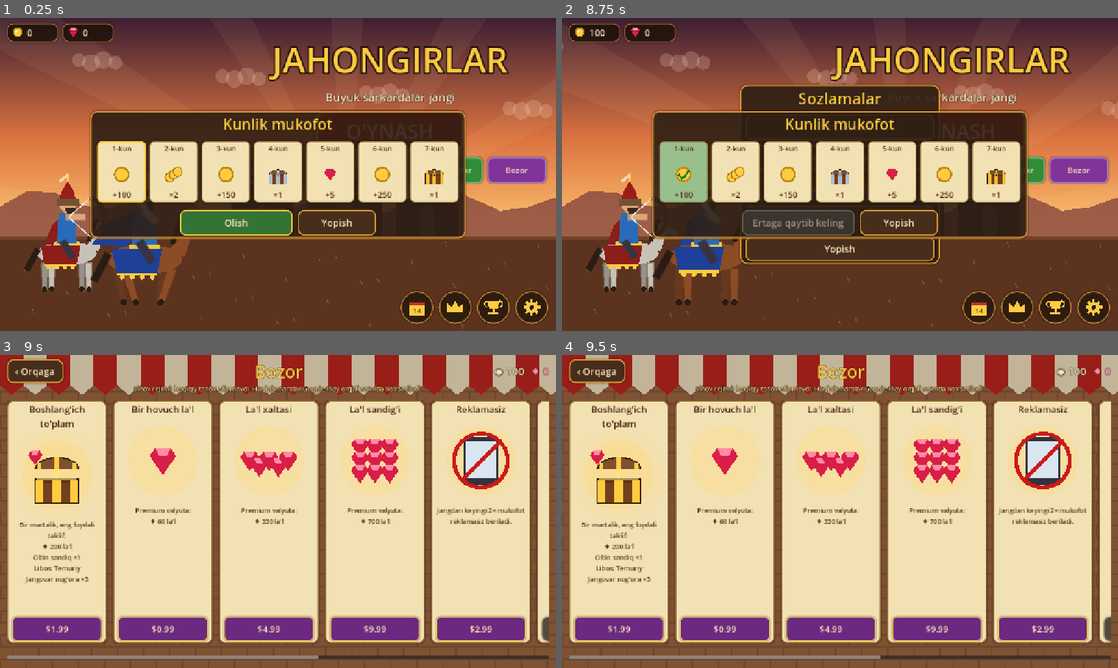
Above: before the commit, frames 1-4 (two rows, left to right).
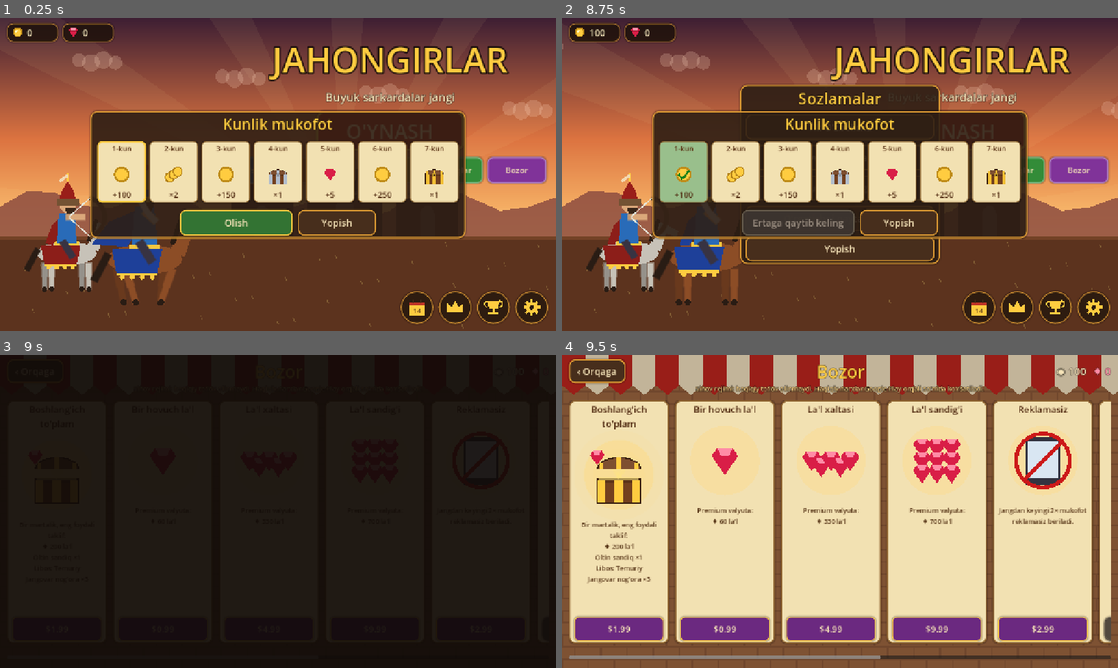
Above: after the commit, the same moments.

Repository: bekzodbeknematov8-cpu/lost-centuries-game
Game: Godot game, scene res://scenes/main_menu.tscn
The game is run twice, just before and just after one commit, with the same random seed, the same clock (stepped at 60 frames per second) and the same inputs.
Inputs (mouse positions are in pixels of both pictures, inside the frame that each line leads up to):
- Up to frame 1 (0.25 s): no input
- Up to frame 2 (8.75 s): click (979, 305) at 0.5 s; click (1056, 305) at 1.25 s; click (1095, 305) at 2 s; click "Til: O'zbekcha" at 2.75 s; click "Ovoz: yoqilgan" at 3.5 s; click "Olish" at 4.25 s; click "O'YNASH" at 5 s; click "Ustaxona" at 5.75 s; click "Hiylalar" at 6.5 s; click "Libos" at 7.25 s; click "Sandiqlar" at 8 s
- Up to frame 3 (9 s): click "Bozor" at 8.75 s
- Up to frame 4 (9.5 s): no input

Frames 1-2 are identical in both runs. In frame 3, 100% of the frame differs, in the area x 0-100%, y 0-100%; in frame 4, nothing differs.

Commit message:
Sayqal: relyefga mos jang fonlari, ovoz balansi, menyu o'tish animatsiyasi
Co-Authored-By: Claude Opus 5.5 <noreply@anthropic.com>
Claude-Session: https://claude.ai/code/session_01AUvG8mVZ2xcqJ9Wfw9UwnE

Diff:
--- a/project.godot
+++ b/project.godot
@@ -18,6 +18,7 @@
 Sfx="*res://scripts/autoload/sfx.gd"
 Ads="*res://scripts/autoload/ads.gd"
 Billing="*res://scripts/autoload/billing.gd"
+Transition="*res://scripts/autoload/transition.gd"
 DevTools="*res://scripts/autoload/dev_tools.gd"
 
 [display]
--- a/scripts/autoload/sfx.gd
+++ b/scripts/autoload/sfx.gd
@@ -7,6 +7,14 @@
 const MUSIC_DIR := "res://assets/audio/music/"
 const POOL_SIZE := 14
 const MAX_SAME_PER_FRAME := 2
+
+## Ovozlar balandligini tenglash (RMS o'lchovi asosida, maqsad ~0.15).
+const GAIN := {
+	"deny": 0.45, "click": 0.75, "coin": 0.8, "arrow_flesh": 0.8, "hit_flesh": 0.8,
+	"castle_hit": 0.85, "horn_attack": 0.85, "horn_enemy": 0.85, "drum": 0.85,
+	"arrow_metal": 1.2, "horse": 1.25, "pick": 1.25, "sword_clash": 1.2, "thunder": 1.25,
+	"defeat": 1.15, "spear_hit": 1.1,
+}
 
 var _streams: Dictionary = {}       ## nom -> [AudioStream]
 var _pool: Array[AudioStreamPlayer] = []
@@ -51,7 +59,7 @@
 
 
 func play(name: String, volume := 1.0, pitch_jitter := 0.08) -> void:
-	var vol := volume * float(GameState.settings.get("sfx_volume", 1.0))
+	var vol := volume * float(GAIN.get(name, 1.0)) * float(GameState.settings.get("sfx_volume", 1.0))
 	if vol <= 0.01:
 		return
 	var n := int(_played_this_frame.get(name, 0))
--- /dev/null
+++ b/scripts/autoload/transition.gd
@@ -0,0 +1,34 @@
+extends CanvasLayer
+## Sahnalar orasida yumshoq qorong'ilashish (fade) o'tishi.
+
+const DUR := 0.16
+
+var _rect := ColorRect.new()
+var _busy := false
+
+
+func _ready() -> void:
+	layer = 100
+	process_mode = Node.PROCESS_MODE_ALWAYS
+	_rect.color = Color(0.06, 0.04, 0.03, 0.0)
+	_rect.mouse_filter = Control.MOUSE_FILTER_IGNORE
+	_rect.set_anchors_preset(Control.PRESET_FULL_RECT)
+	add_child(_rect)
+
+
+func go(path: String) -> void:
+	if _busy:
+		return
+	_busy = true
+	_rect.mouse_filter = Control.MOUSE_FILTER_STOP
+	var tw := create_tween()
+	tw.tween_property(_rect, "color:a", 1.0, DUR)
+	await tw.finished
+	get_tree().paused = false
+	get_tree().change_scene_to_file(path)
+	await get_tree().process_frame
+	var tw2 := create_tween()
+	tw2.tween_property(_rect, "color:a", 0.0, DUR * 1.4)
+	await tw2.finished
+	_rect.mouse_filter = Control.MOUSE_FILTER_IGNORE
+	_busy = false
--- a/scripts/ui/achievements_screen.gd
+++ b/scripts/ui/achievements_screen.gd
@@ -22,7 +22,7 @@
 	back.custom_minimum_size = Vector2(130, 52)
 	back.pressed.connect(func() -> void:
 		Sfx.play("click", 0.7)
-		get_tree().change_scene_to_file("res://scenes/main_menu.tscn"))
+		Transition.go("res://scenes/main_menu.tscn"))
 	top.add_child(back)
 	var title := Label.new()
 	title.text = tr("ACHIEVEMENTS")
--- a/scripts/ui/campaign_map.gd
+++ b/scripts/ui/campaign_map.gd
@@ -168,7 +168,7 @@
 	back.custom_minimum_size = Vector2(120, 50)
 	back.pressed.connect(func() -> void:
 		Sfx.play("click", 0.7)
-		get_tree().change_scene_to_file("res://scenes/slots_screen.tscn"))
+		Transition.go("res://scenes/slots_screen.tscn"))
 	top.add_child(back)
 	for cid in GameData.campaigns.order:
 		var tb := Tab.new(cid)
@@ -362,7 +362,7 @@
 	Sfx.play("horn_attack", 0.8, 0.0)
 	GameState.level_id = _sel
 	GameState.hero = str(GameData.campaigns.campaigns[_cid].hero)
-	get_tree().change_scene_to_file("res://scenes/battle.tscn")
+	Transition.go("res://scenes/battle.tscn")
 
 
 # --- Xarita koordinatalari va bosish ------------------------------------------
--- a/scripts/ui/chests_screen.gd
+++ b/scripts/ui/chests_screen.gd
@@ -30,7 +30,7 @@
 	back.custom_minimum_size = Vector2(130, 52)
 	back.pressed.connect(func() -> void:
 		Sfx.play("click", 0.7)
-		get_tree().change_scene_to_file("res://scenes/main_menu.tscn"))
+		Transition.go("res://scenes/main_menu.tscn"))
 	top.add_child(back)
 	var title := Label.new()
 	title.text = tr("MENU_CHESTS")
--- a/scripts/ui/hero_select.gd
+++ b/scripts/ui/hero_select.gd
@@ -98,7 +98,7 @@
 	back.custom_minimum_size = Vector2(180, 62)
 	back.pressed.connect(func() -> void:
 		Sfx.play("click", 0.7)
-		get_tree().change_scene_to_file("res://scenes/mode_select.tscn"))
+		Transition.go("res://scenes/mode_select.tscn"))
 	btns.add_child(back)
 	var go := Button.new()
 	go.text = tr("TO_BATTLE")
@@ -129,7 +129,7 @@
 func _start() -> void:
 	Sfx.play("horn_attack", 0.8, 0.0)
 	GameState.hero = _selected
-	get_tree().change_scene_to_file("res://scenes/battle.tscn")
+	Transition.go("res://scenes/battle.tscn")
 
 
 func _process(delta: float) -> void:
--- a/scripts/ui/hud.gd
+++ b/scripts/ui/hud.gd
@@ -936,6 +936,6 @@
 func _on_menu() -> void:
 	get_tree().paused = false
 	if GameState.level_id != "":
-		get_tree().change_scene_to_file("res://scenes/campaign_map.tscn")
+		Transition.go("res://scenes/campaign_map.tscn")
 	else:
-		get_tree().change_scene_to_file("res://scenes/mode_select.tscn")
+		Transition.go("res://scenes/mode_select.tscn")
--- a/scripts/ui/main_menu.gd
+++ b/scripts/ui/main_menu.gd
@@ -146,9 +146,9 @@
 			GameState.mode = "campaign"
 			GameState.hero = "chingiz"
 			GameState.level_id = GameState.TUTORIAL_LEVEL
-			get_tree().change_scene_to_file("res://scenes/battle.tscn")
+			Transition.go("res://scenes/battle.tscn")
 		else:
-			get_tree().change_scene_to_file("res://scenes/mode_select.tscn"))
+			Transition.go("res://scenes/mode_select.tscn"))
 	right.add_child(play)
 	var row := HBoxContainer.new()
 	row.alignment = BoxContainer.ALIGNMENT_CENTER
@@ -167,7 +167,7 @@
 		if target != "":
 			b.pressed.connect(func() -> void:
 				Sfx.play("click", 0.7)
-				get_tree().change_scene_to_file(target))
+				Transition.go(target))
 		else:
 			b.pressed.connect(_coming_soon)
 		row.add_child(b)
@@ -197,7 +197,7 @@
 		elif k == "crown":
 			cb = func() -> void:
 				Sfx.play("click", 0.7)
-				get_tree().change_scene_to_file("res://scenes/achievements_screen.tscn")
+				Transition.go("res://scenes/achievements_screen.tscn")
 		ic.pressed.connect(cb)
 		icons.add_child(ic)
 
@@ -263,7 +263,7 @@
 			GameState.mode = "campaign"
 			GameState.hero = "chingiz"
 			GameState.level_id = GameState.TUTORIAL_LEVEL
-			get_tree().change_scene_to_file("res://scenes/battle.tscn")],
+			Transition.go("res://scenes/battle.tscn")],
 		[tr("CLOSE"), func() -> void:
 			Sfx.play("click", 0.7)
 			_settings.visible = false],
--- a/scripts/ui/market.gd
+++ b/scripts/ui/market.gd
@@ -24,7 +24,7 @@
 	back.custom_minimum_size = Vector2(130, 52)
 	back.pressed.connect(func() -> void:
 		Sfx.play("click", 0.7)
-		get_tree().change_scene_to_file("res://scenes/main_menu.tscn"))
+		Transition.go("res://scenes/main_menu.tscn"))
 	top.add_child(back)
 	var title := Label.new()
 	title.text = tr("MENU_MARKET")
--- a/scripts/ui/mode_select.gd
+++ b/scripts/ui/mode_select.gd
@@ -98,7 +98,7 @@
 	back.custom_minimum_size = Vector2(130, 52)
 	back.pressed.connect(func() -> void:
 		Sfx.play("click", 0.7)
-		get_tree().change_scene_to_file("res://scenes/main_menu.tscn"))
+		Transition.go("res://scenes/main_menu.tscn"))
 	add_child(back)
 	var row := HBoxContainer.new()
 	row.set_anchors_preset(Control.PRESET_CENTER)
@@ -147,7 +147,7 @@
 			GameState.difficulty = d[1]
 			GameState.mode = "skirmish"
 			GameState.level_id = ""
-			get_tree().change_scene_to_file("res://scenes/hero_select.tscn"))
+			Transition.go("res://scenes/hero_select.tscn"))
 		v.add_child(b)
 	var close := Button.new()
 	close.text = tr("BACK")
@@ -158,7 +158,7 @@
 
 func _campaign() -> void:
 	Sfx.play("click", 0.7)
-	get_tree().change_scene_to_file("res://scenes/slots_screen.tscn")
+	Transition.go("res://scenes/slots_screen.tscn")
 
 
 func _skirmish() -> void:
@@ -170,7 +170,7 @@
 	Sfx.play("click", 0.7)
 	GameState.mode = "endless"
 	GameState.level_id = ""
-	get_tree().change_scene_to_file("res://scenes/hero_select.tscn")
+	Transition.go("res://scenes/hero_select.tscn")
 
 
 func _locked() -> void:
--- a/scripts/ui/outfits_screen.gd
+++ b/scripts/ui/outfits_screen.gd
@@ -37,7 +37,7 @@
 	back.pressed.connect(func() -> void:
 		Sfx.play("click", 0.7)
 		GameState.apply_outfit()
-		get_tree().change_scene_to_file("res://scenes/main_menu.tscn"))
+		Transition.go("res://scenes/main_menu.tscn"))
 	top.add_child(back)
 	var title := Label.new()
 	title.text = tr("MENU_OUTFITS")
--- a/scripts/ui/slots_screen.gd
+++ b/scripts/ui/slots_screen.gd
@@ -17,7 +17,7 @@
 	back.custom_minimum_size = Vector2(130, 52)
 	back.pressed.connect(func() -> void:
 		Sfx.play("click", 0.7)
-		get_tree().change_scene_to_file("res://scenes/mode_select.tscn"))
+		Transition.go("res://scenes/mode_select.tscn"))
 	add_child(back)
 	var title := Label.new()
 	title.text = tr("CAMPAIGN")
@@ -156,7 +156,7 @@
 		b.pressed.connect(func() -> void:
 			Sfx.play("horn_attack", 0.7, 0.0)
 			GameState.create_slot(_pending, d)
-			get_tree().change_scene_to_file("res://scenes/campaign_map.tscn"))
+			Transition.go("res://scenes/campaign_map.tscn"))
 		v.add_child(b)
 	var close := Button.new()
 	close.text = tr("BACK")
@@ -205,7 +205,7 @@
 func _continue(i: int) -> void:
 	Sfx.play("click", 0.7)
 	GameState.select_slot(i)
-	get_tree().change_scene_to_file("res://scenes/campaign_map.tscn")
+	Transition.go("res://scenes/campaign_map.tscn")
 
 
 func _process(delta: float) -> void:
--- a/scripts/ui/tactics_shop.gd
+++ b/scripts/ui/tactics_shop.gd
@@ -22,7 +22,7 @@
 	back.custom_minimum_size = Vector2(130, 52)
 	back.pressed.connect(func() -> void:
 		Sfx.play("click", 0.7)
-		get_tree().change_scene_to_file("res://scenes/main_menu.tscn"))
+		Transition.go("res://scenes/main_menu.tscn"))
 	top.add_child(back)
 	var title := Label.new()
 	title.text = tr("MENU_TACTICS")
--- a/scripts/ui/workshop.gd
+++ b/scripts/ui/workshop.gd
@@ -125,7 +125,7 @@
 	back.custom_minimum_size = Vector2(130, 52)
 	back.pressed.connect(func() -> void:
 		Sfx.play("click", 0.7)
-		get_tree().change_scene_to_file("res://scenes/main_menu.tscn"))
+		Transition.go("res://scenes/main_menu.tscn"))
 	top.add_child(back)
 	var title := Label.new()
 	title.text = tr("WORKSHOP")
--- a/scripts/view/battle.gd
+++ b/scripts/view/battle.gd
@@ -30,7 +30,9 @@
 	var ai_p: Dictionary = GameData.ai.get(diff, GameData.ai.easy)
 	var my_hero := GameState.hero
 	var enemy_hero := ""
+	terrain = ["steppe", "desert", "mountain", "green"][randi() % 4]
 	if GameState.level_id != "":
+		terrain = terrain_for(GameData.maps, GameState.level_id)
 		var bc := Campaign.battle_config(GameData.campaigns, GameState.level_id, GameData.ai, randi(), GameState.slot_difficulty())
 		bc.cfg.upgrades = [GameState.upgrade_effects(), {}]
 		level = bc.level
@@ -403,39 +405,94 @@
 	_draw_effects()
 
 
+## Viloyat relyefiga mos ranglar (data/maps.json -> regions[].terrain).
+const TERRAINS := {
+	"steppe": {"sky": [Color(0.98, 0.72, 0.42), Color(1.0, 0.9, 0.68)], "sun": Color(1, 0.96, 0.82),
+		"hills": [Color(0.84, 0.6, 0.5), Color(0.72, 0.5, 0.38), Color(0.6, 0.48, 0.3)], "amp": [140.0, 90.0, 50.0],
+		"ground": [Color(0.63, 0.55, 0.33), Color(0.56, 0.48, 0.28)], "grass": Color(0.5, 0.5, 0.24), "stone": Color(0.5, 0.45, 0.38)},
+	"desert": {"sky": [Color(0.95, 0.62, 0.3), Color(1.0, 0.88, 0.6)], "sun": Color(1, 0.93, 0.7),
+		"hills": [Color(0.9, 0.7, 0.48), Color(0.86, 0.62, 0.38), Color(0.8, 0.58, 0.32)], "amp": [70.0, 55.0, 35.0],
+		"ground": [Color(0.86, 0.7, 0.44), Color(0.8, 0.63, 0.38)], "grass": Color(0.55, 0.5, 0.28), "stone": Color(0.7, 0.56, 0.4)},
+	"mountain": {"sky": [Color(0.55, 0.68, 0.86), Color(0.88, 0.88, 0.86)], "sun": Color(1, 0.98, 0.9),
+		"hills": [Color(0.6, 0.62, 0.72), Color(0.5, 0.5, 0.56), Color(0.46, 0.44, 0.4)], "amp": [260.0, 150.0, 60.0],
+		"ground": [Color(0.5, 0.48, 0.38), Color(0.44, 0.42, 0.34)], "grass": Color(0.36, 0.45, 0.26), "stone": Color(0.6, 0.6, 0.6), "snow": true},
+	"green": {"sky": [Color(0.5, 0.75, 0.95), Color(0.92, 0.95, 0.85)], "sun": Color(1, 0.98, 0.85),
+		"hills": [Color(0.55, 0.7, 0.6), Color(0.4, 0.6, 0.38), Color(0.34, 0.52, 0.28)], "amp": [120.0, 80.0, 45.0],
+		"ground": [Color(0.42, 0.56, 0.28), Color(0.36, 0.48, 0.24)], "grass": Color(0.28, 0.46, 0.18), "stone": Color(0.5, 0.5, 0.45), "trees": true},
+}
+var terrain := "steppe"
+
+
+static func terrain_for(maps: Dictionary, lid: String) -> String:
+	var base := lid.split("#")[0]
+	for cid in maps:
+		for r in maps[cid].get("regions", []):
+			if str(r.id) == base:
+				return str(r.get("terrain", "steppe"))
+	return "steppe"
+
+
 func _draw_background(left: float, right: float) -> void:
 	var cx := cam.position.x
-	# Osmon
-	var sky_top := Color(0.98, 0.72, 0.42)
-	var sky_bot := Color(1.0, 0.9, 0.68)
+	var P: Dictionary = TERRAINS.get(terrain, TERRAINS.steppe)
+	var sky: Array = P.sky
+	var hills: Array = P.hills
+	var amp: Array = P.amp
+	var gr: Array = P.ground
 	draw_polygon(PackedVector2Array([Vector2(left, -50), Vector2(right, -50), Vector2(right, GROUND_Y), Vector2(left, GROUND_Y)]),
-		PackedColorArray([sky_top, sky_top, sky_bot, sky_bot]))
-	# Quyosh
+		PackedColorArray([sky[0], sky[0], sky[1], sky[1]]))
 	var sun := Vector2(cx + 260.0 - cx * 0.08, 170.0)
-	draw_circle(sun, 70.0, Color(1, 0.95, 0.75, 0.5))
-	draw_circle(sun, 52.0, Color(1, 0.96, 0.82))
-	# Uzoq tog'lar (sekin harakatlanadi - parallaks)
-	_draw_hills(left, right, 0.85, GROUND_Y - 170.0, 140.0, Color(0.84, 0.6, 0.5), 0.0)
-	_draw_hills(left, right, 0.65, GROUND_Y - 80.0, 90.0, Color(0.72, 0.5, 0.38), 500.0)
-	_draw_hills(left, right, 0.4, GROUND_Y - 20.0, 50.0, Color(0.6, 0.48, 0.3), 1300.0)
+	var sc: Color = P.sun
+	draw_circle(sun, 70.0, Color(sc, 0.5))
+	draw_circle(sun, 52.0, sc)
+	# Uzoq tog'lar (parallaks)
+	_draw_hills(left, right, 0.85, GROUND_Y - 170.0, amp[0], hills[0], 0.0, bool(P.get("snow", false)))
+	_draw_hills(left, right, 0.65, GROUND_Y - 80.0, amp[1], hills[1], 500.0)
+	if P.get("trees", false):
+		_draw_trees(left, right, 0.65, hills[2].darkened(0.15))
+	_draw_hills(left, right, 0.4, GROUND_Y - 20.0, amp[2], hills[2], 1300.0)
 	# Yer
-	draw_rect(Rect2(left, GROUND_Y - 5.0, right - left, VIEW_H - GROUND_Y + 60.0), Color(0.63, 0.55, 0.33))
-	draw_rect(Rect2(left, GROUND_Y + 95.0, right - left, VIEW_H), Color(0.56, 0.48, 0.28))
-	# O't va toshlar
+	draw_rect(Rect2(left, GROUND_Y - 5.0, right - left, VIEW_H - GROUND_Y + 60.0), gr[0])
+	draw_rect(Rect2(left, GROUND_Y + 95.0, right - left, VIEW_H), gr[1])
+	var gc: Color = P.grass
+	var stc: Color = P.stone
 	var start := int(floor(left / 37.0))
 	var end := int(ceil(right / 37.0))
 	for i in range(start, end):
 		var h := absi(i * 7919) % 100
 		var gx := i * 37.0 + (h % 17)
 		var gy := GROUND_Y + 5.0 + float(h) * 1.4
-		if h % 3 == 0:
-			draw_line(Vector2(gx, gy), Vector2(gx - 4, gy - 10), Color(0.45, 0.48, 0.22), 2.0)
-			draw_line(Vector2(gx, gy), Vector2(gx + 3, gy - 12), Color(0.5, 0.52, 0.25), 2.0)
+		if terrain == "desert":
+			if h % 5 == 0:
+				draw_arc(Vector2(gx, gy + 6), 14.0, PI * 1.15, PI * 1.85, 6, gr[1].darkened(0.08), 2.0)
+			elif h % 11 == 0:
+				draw_line(Vector2(gx, gy), Vector2(gx - 5, gy - 7), gc, 1.5)
+				draw_line(Vector2(gx, gy), Vector2(gx + 5, gy - 6), gc, 1.5)
+		elif h % 3 == 0:
+			draw_line(Vector2(gx, gy), Vector2(gx - 4, gy - 10), gc.darkened(0.08), 2.0)
+			draw_line(Vector2(gx, gy), Vector2(gx + 3, gy - 12), gc, 2.0)
+			if terrain == "green" and h % 9 == 0:
+				draw_circle(Vector2(gx + 3, gy - 13), 2.5, Color(0.95, 0.85, 0.3))
 		elif h % 7 == 0:
-			draw_circle(Vector2(gx, gy), 4.0, Color(0.5, 0.45, 0.38))
-
-
-func _draw_hills(left: float, right: float, factor: float, base_y: float, amp: float, col: Color, seed_off: float) -> void:
+			draw_circle(Vector2(gx, gy), 4.0 if terrain != "mountain" else 6.0, stc)
+
+
+func _draw_trees(left: float, right: float, factor: float, col: Color) -> void:
+	var cx := cam.position.x
+	var off := cx * factor
+	var start := int(floor((left - off) / 90.0))
+	var end := int(ceil((right - off) / 90.0))
+	for i in range(start, end):
+		var h := absi(i * 4999) % 100
+		if h % 3 != 0:
+			continue
+		var x := i * 90.0 + off + float(h % 40)
+		var y := GROUND_Y - 60.0 + float(h % 20)
+		draw_line(Vector2(x, y), Vector2(x, y + 30), col.darkened(0.3), 4.0)
+		draw_circle(Vector2(x, y - 6), 16.0 + float(h % 8), col)
+
+
+func _draw_hills(left: float, right: float, factor: float, base_y: float, amp: float, col: Color, seed_off: float, snow := false) -> void:
 	var cx := cam.position.x
 	var pts := PackedVector2Array()
 	pts.append(Vector2(left, GROUND_Y + 5.0))
@@ -447,6 +504,12 @@
 		x += 30.0
 	pts.append(Vector2(right + 40.0, GROUND_Y + 5.0))
 	draw_colored_polygon(pts, col)
+	if snow:
+		# Cho'qqilardagi qor
+		for j in range(1, pts.size() - 2):
+			var p := pts[j]
+			if p.y < base_y - amp * 0.5 and p.y <= pts[j - 1].y and p.y <= pts[j + 1].y:
+				draw_colored_polygon(PackedVector2Array([p, p + Vector2(-26, 22), p + Vector2(26, 22)]), Color(0.96, 0.97, 1.0))
 
 
 func _draw_effects() -> void:
Not shown, added: scripts/autoload/transition.gd.uid
Not shown, changed: PROGRESS.md
